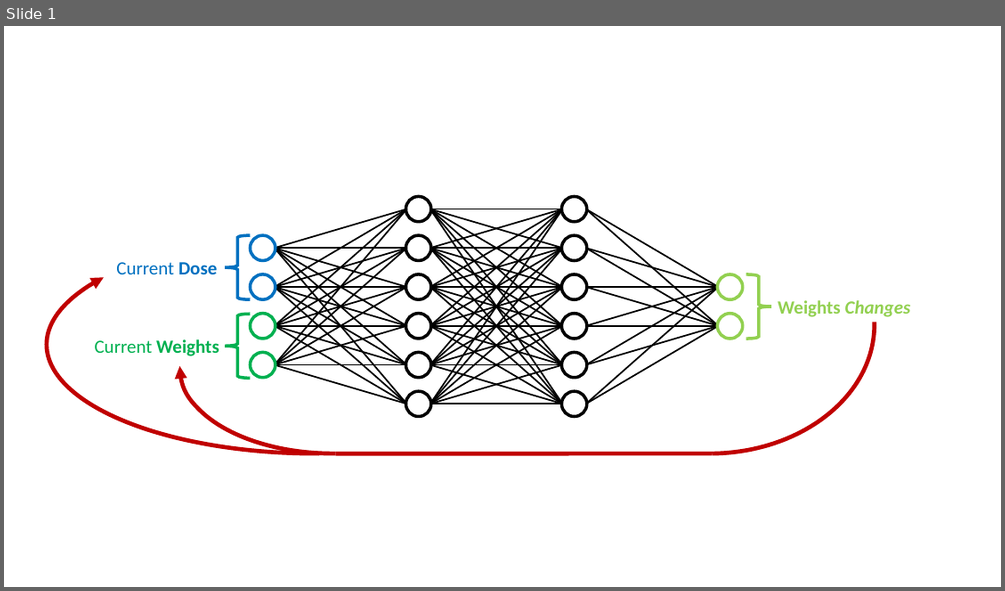
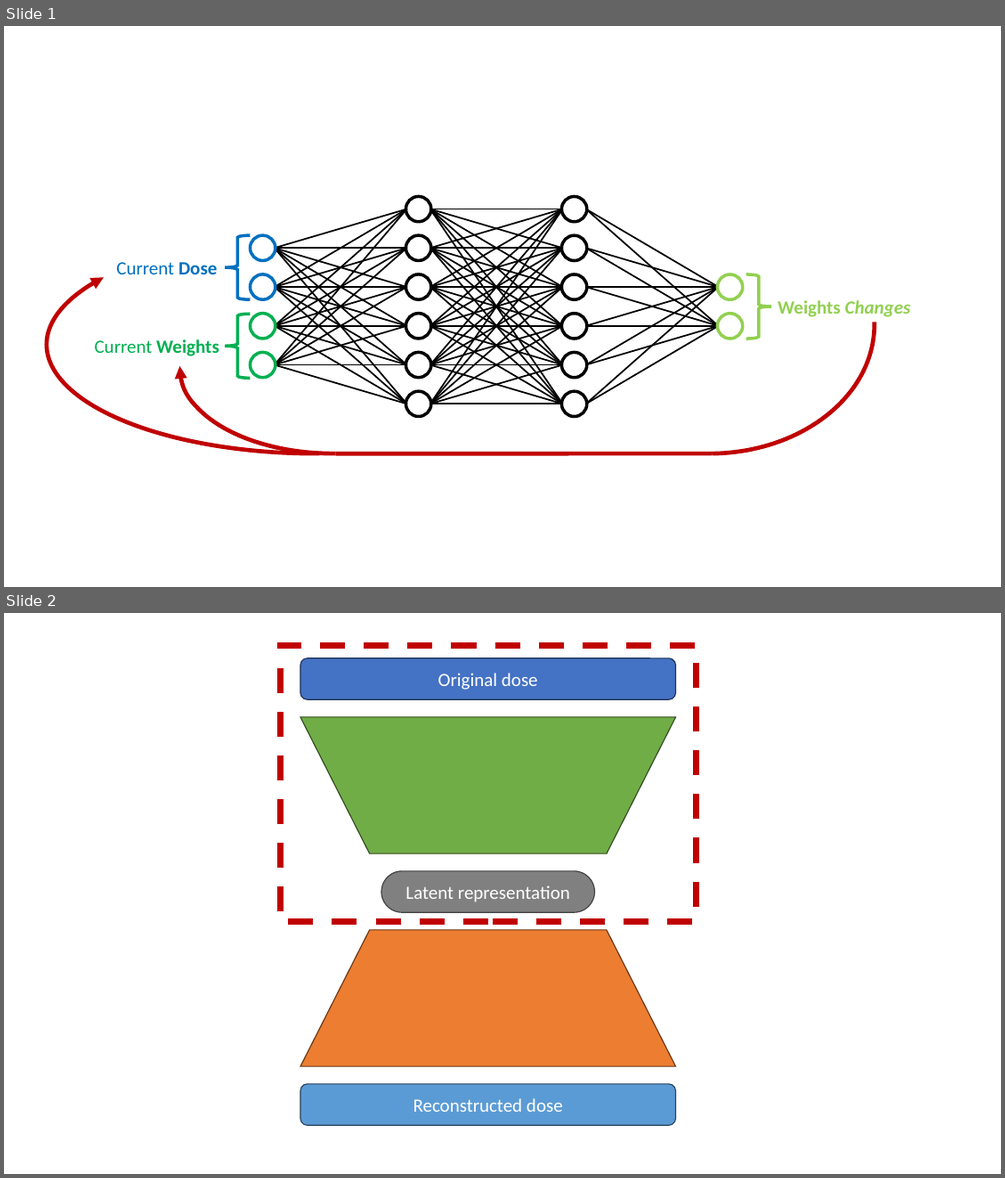
Before and after one commit to pauldubois98/MiD-PhD_Defence, a slide deck: vector_images/rl_setup.pptx. Shown one above the other, each under a label of ours: slide 1 before the commit, slides 1 and 2 after it. The pictures are 1005x591 and 1005x1178 pixels, drawn with LibreOffice and Linux fonts; fonts in the diff are those of the drawing. Boxes give left, top, right and bottom in pixels: in the first picture for what was removed or moved away, otherwise in the second. Text is boxed around its words. In the diff, an @@ line names an element or a change of style, - is before the commit and + after.

Commit message:
added ae for dose

```diff
--- a/vector_images/rl_setup.pptx
+++ b/vector_images/rl_setup.pptx
@@ slide 2 added at [4,613,1001,1174], background #FFFFFF @@
@@ rectangle added at [280,646,696,922], outline #C00000 6 pt dashed @@
@@ rounded rectangle added at [300,658,676,699], fill #4472C4, outline #1E3256 1 pt, 18 pt, text #FFFFFF @@
+Original dose
@@ trapezoid added at [300,717,676,853], fill #70AD47, outline #314C1F 1 pt @@
@@ rounded rectangle added at [381,871,595,912], fill #808080, outline #404040 1 pt, 18 pt, text #FFFFFF @@
+Latent representation
@@ trapezoid added at [300,930,676,1066], fill #ED7D31, outline #683715 1 pt @@
@@ rounded rectangle added at [300,1084,676,1126], fill #5B9BD5, outline #28445D 1 pt, 18 pt, text #FFFFFF @@
+Reconstructed dose
```
